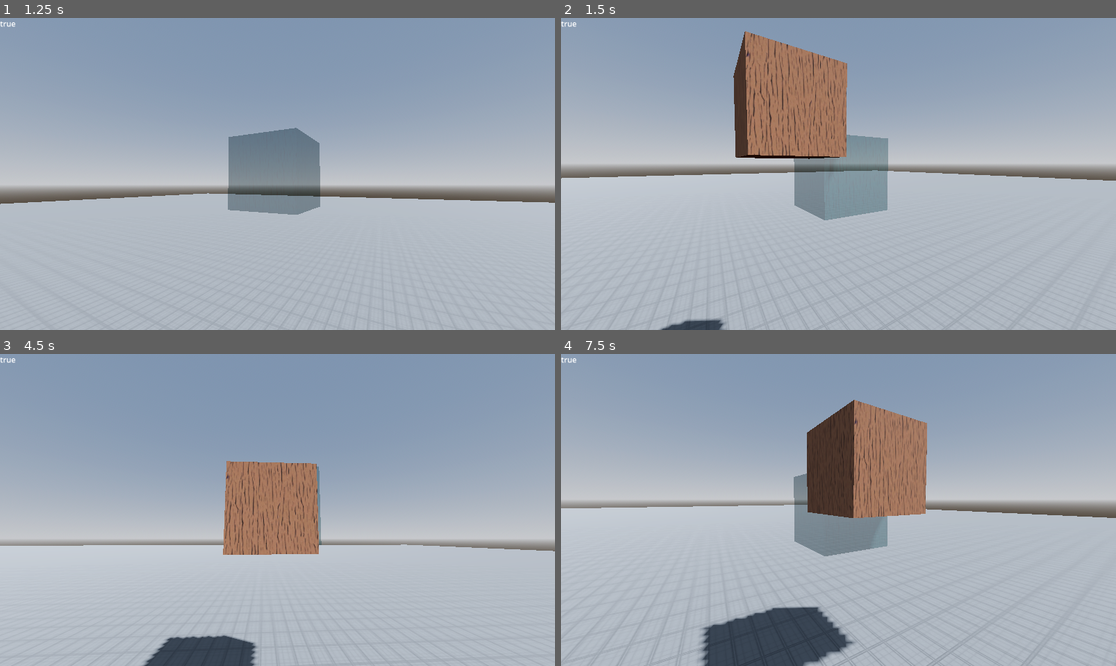
Above: before the commit, frames 1-4 (two rows, left to right).
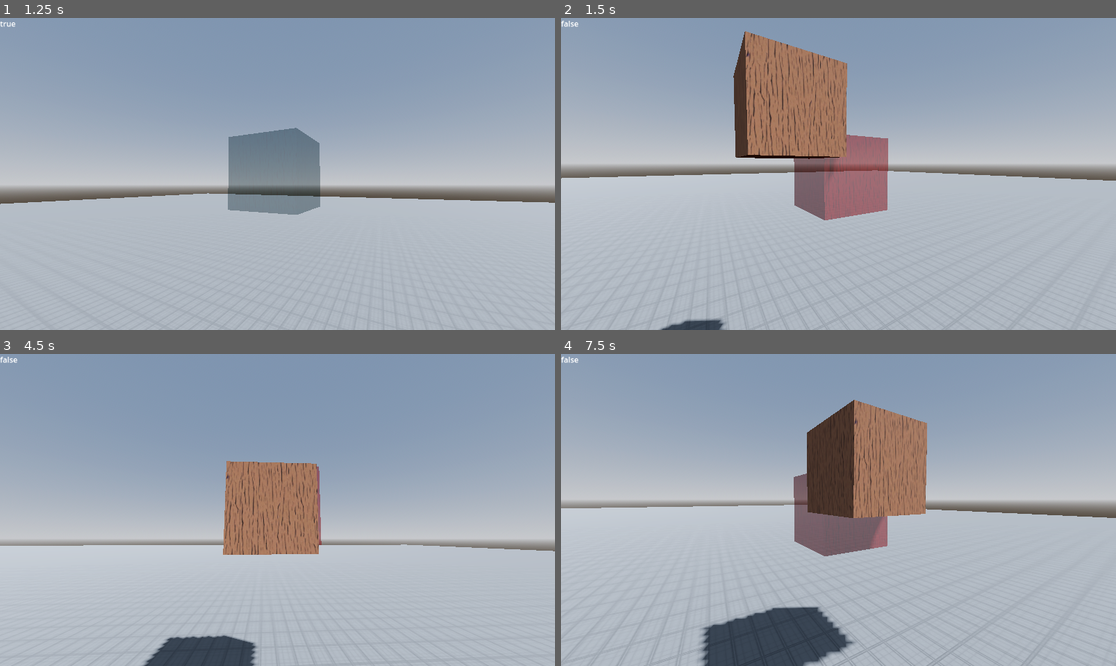
Above: after the commit, the same moments.

Repository: yuribz/GodotNite
Game: Godot game, scene res://scenes/main.tscn
Same seed, same stepped clock (60 frames per second), same inputs: the game is played once before the commit and once after it.
Inputs (mouse positions are in pixels of both pictures, inside the frame that each line leads up to):
- Up to frame 1 (1.25 s): tap Enter at 0.5 s; move the mouse to (305, 174) at 0.52 s; hold W (forward) from 0.53 s (still down); tap Q (build) at 0.6 s; tap Space (jump) at 0.77 s
- Up to frame 2 (1.5 s): keep holding W (forward); move the mouse to (810, 174) at 1.27 s; click (810, 174) at 1.35 s
- Up to frame 3 (4.5 s): keep holding W (forward); tap Space (jump) at 1.52, 3.02, 3.77 s; move the mouse to (288, 503) at 2.02 s; tap Q (build) at 2.1, 3.6 s; move the mouse to (271, 516) at 2.77 s; click (271, 516) at 2.85 s; move the mouse to (316, 513) at 3.52 s; move the mouse to (233, 506) at 4.27 s; click (233, 506) at 4.35 s
- Up to frame 4 (7.5 s): tap Space (jump) at 4.52, 6.02, 6.77 s; move the mouse to (844, 510) at 5.02 s; tap Q (build) at 5.1, 6.6 s; move the mouse to (816, 503) at 5.77 s; release W (forward) at 5.78 s; hold D (right) 5.78-6.53 s; click (816, 503) at 5.85 s; move the mouse to (866, 510) at 6.52 s; hold W (forward) from 6.53 s (still down); move the mouse to (810, 510) at 7.27 s; click (810, 510) at 7.35 s

Frame 1 is identical in both runs. In frame 2, 3.6% of the frame differs, in the area x 0-59%, y 0-65%; in frame 3, 0.1%; in frame 4, 2.2%.

Commit message:
Update block_sprite.tscn

Diff:
--- a/scenes/block_sprite.tscn
+++ b/scenes/block_sprite.tscn
@@ -10,7 +10,7 @@
 
 [node name="block" type="Area3D"]
 collision_layer = 4
-collision_mask = 5
+collision_mask = 13
 script = ExtResource("1_t1vi1")
 
 [node name="MeshInstance3D" type="MeshInstance3D" parent="."]
